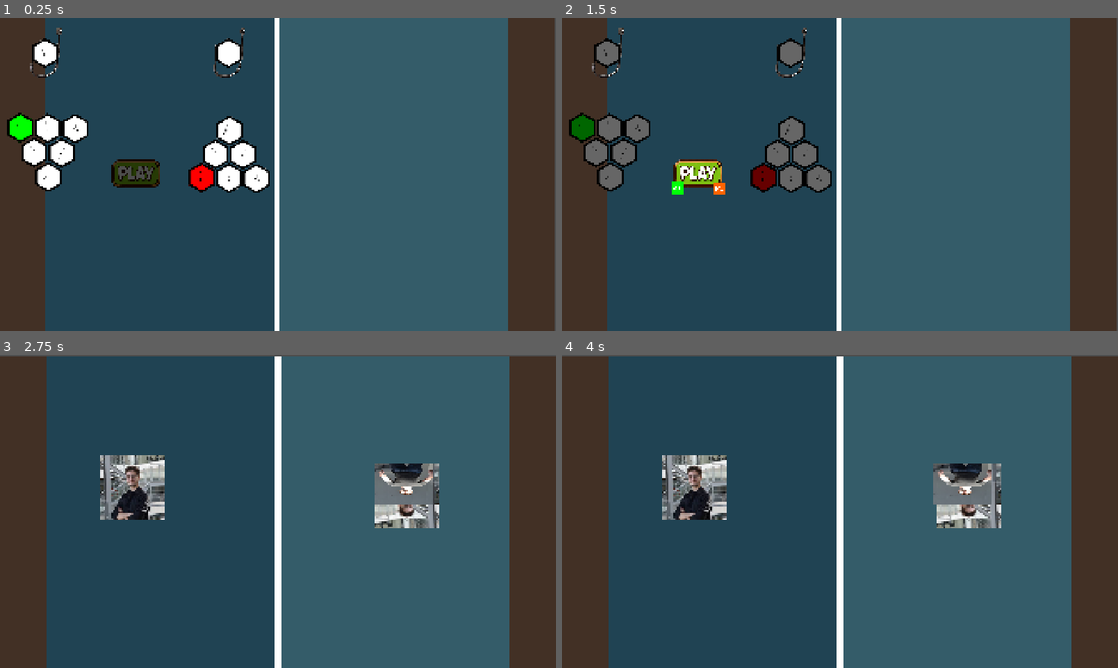
Above: before the commit, frames 1-4 (two rows, left to right).
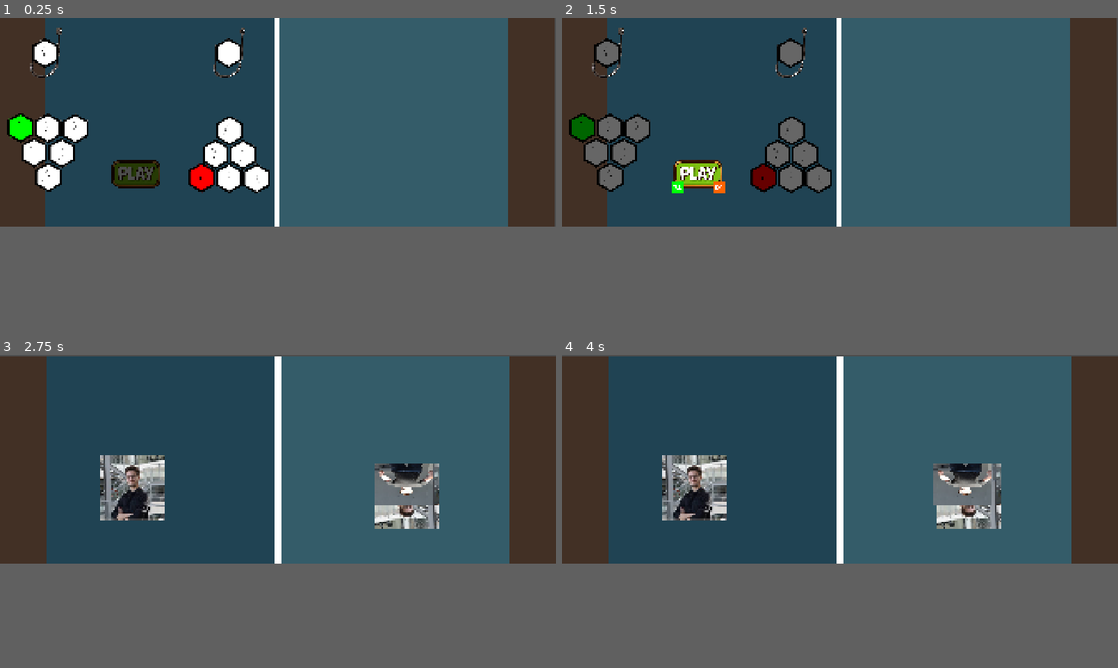
Above: after the commit, the same moments.

Repository: mariusstokkebro/Fish-fish-Fish
Game: Godot game, scene res://Scenes/character_selector.tscn
The game is run twice, just before and just after one commit, with the same random seed, the same clock (stepped at 60 frames per second) and the same inputs.
Inputs:
- Up to frame 1 (0.25 s): no input
- Up to frame 2 (1.5 s): tap Enter at 0.5 s; tap Space at 1.25 s
- Up to frame 3 (2.75 s): tap Enter at 2 s
- Up to frame 4 (4 s): no input
In our replay, the window is 800x450 before the commit and 800x300 after it. These sizes can differ from the game's own. Grey fills any space a smaller window leaves; there, only what the larger window draws over its background counts as a difference.

The runs differ from the first frame. In frame 1, 20% of the frame differs, in the area x 0-100%, y 6-100%; in frame 2, 20%; in frame 3, 20%; in frame 4, 21%, in the area x 0-100%, y 32-100%.

Commit message:
hook or be hooked

Diff:
--- a/gorilla-fighting-game/Scenes/nana_level.tscn
+++ b/gorilla-fighting-game/Scenes/nana_level.tscn
@@ -56,10 +56,16 @@
 top_level = true
 position = Vector2(295, 277)
 
+[node name="CatchBall" parent="PorcupineBody" index="2" unique_id=1538139581]
+castTime = 1.0
+
 [node name="PorcupineBody2" parent="." unique_id=331631706 instance=ExtResource("1_wpb62")]
 top_level = true
 position = Vector2(727, 279)
 rotation = -3.1415925
+current_player = 2
+
+[node name="CatchBall" parent="PorcupineBody2" index="2" unique_id=1538139581]
 current_player = 2
 
 [node name="Node" type="Node" parent="." unique_id=1633877551]
@@ -84,3 +90,5 @@
 
 [editable path="PorcupineBody"]
 [editable path="PorcupineBody/CatchBall"]
+[editable path="PorcupineBody2"]
+[editable path="PorcupineBody2/CatchBall"]
--- a/gorilla-fighting-game/Scripts/character_body_2d.gd
+++ b/gorilla-fighting-game/Scripts/character_body_2d.gd
@@ -1,7 +1,11 @@
 extends CharacterBody2D
-
+var hooked = false
 const SPEED = 300.0
 var startPosition
+var rotationSpeed: float = 0.0
+var lastAngle: float = 0.0
+var resistSpeed: float = 0.2
+var currentBait: Node2D
 enum Player {
 	PLAYER_1 = 1,
 	PLAYER_2 = 2
@@ -29,10 +33,33 @@
 		velocity.x = move_toward(velocity.x, 0, SPEED)
 
 	move_and_slide()
-
-func getMoved(movement:Vector2):
+	if hooked:
+		resist(_delta)
+func getMoved(movement:Vector2,bait:Node2D):
+	currentBait = bait
 	set_global_position(movement)
 
 
 func tpBackToOrigin():
 	set_position(startPosition)
+
+
+func Hooked():
+	hooked = true
+
+func resist(delta):
+	var currentPosition = currentBait.base_pos
+	var input_vector := Input.get_vector(
+	"p%d_rotate_left" % current_player,
+	"p%d_rotate_right" % current_player,
+	"p%d_rotate_up" % current_player,
+	"p%d_rotate_down" % current_player)
+	if input_vector.length() > 0.1:
+		var currentAngle = atan2(input_vector.y,input_vector.x)
+		var angle_diff = wrapf(currentAngle - lastAngle, -PI,PI)
+		rotationSpeed = angle_diff/delta
+		lastAngle = currentAngle
+	else:
+		rotationSpeed =0.0
+	var newPosition = Vector2(currentPosition.x + resistSpeed * rotationSpeed,currentPosition.y)
+	currentBait.base_pos = newPosition
--- a/gorilla-fighting-game/Scripts/gatorRod.gd
+++ b/gorilla-fighting-game/Scripts/gatorRod.gd
@@ -1,12 +1,12 @@
 extends Node2D
 @export var ballTexture: Sprite2D
 @export var collision: Area2D
-
 @export var castTime: float = 1.0
 @export var distanceMultiplier: float = 1.0
 @export var steerSpeed: float = 150.0
 @export var maxSteer: float = 80.0
-@export var steerAxis: Vector2 = Vector2.DOWN  # direction the bait can be nudged
+@export var steerAxis: Vector2 = Vector2.DOWN
+@export var reelSpeed: float = 0.2  # direction the bait can be nudged
 enum Player {
 	PLAYER_1 = 1,
 	PLAYER_2 = 2
@@ -21,6 +21,8 @@
 var steer_offset := 0.0
 var tween: Tween
 var fishList: Array
+var lastAngle: float = 0.0
+var rotationSpeed: float = 0.0
 func _ready() -> void:
 	base_pos = position
 
@@ -41,18 +43,17 @@
 	if hooking == true:
 		if tween:
 			tween.kill()
-			reelIn()
-
+			reelIn(delta)
 		if enemyBody:
-			enemyBody.getMoved(get_global_position())
+			enemyBody.getMoved(get_global_position(),self)
 
 func castRod(delta: float) -> void:
 	var confirm = "p%d_confirm" % current_player
 	if thrown:
 		if Input.is_action_pressed(confirm):
-			reelIn()
 			if fishList.is_empty() == false:
 				hookFish(fishList[0])
+			reelIn(delta)
 		return
 
 	if Input.is_action_pressed(confirm):
@@ -75,18 +76,30 @@
 	var confirm = "p%d_confirm" % current_player
 	if body != get_parent():
 		enemyBody = body
+		body.Hooked()
 		if Input.is_action_pressed(confirm):
-
 			hooking = true
 
-func onBodyExited(body: Node2D):
-	if body == enemyBody:
-		hooking = false
-
-
-func reelIn():
-	tween = create_tween()
-	tween.tween_property(self, "base_pos", Vector2.ZERO, castTime)
-	tween.parallel().tween_property(self, "steer_offset", 0.0, castTime)
-	tween.tween_callback(func(): thrown = false)
-	tween.tween_callback(func(): hooking = false)
+func reelIn(delta:float):
+	if hooking:
+		var currentPosition = base_pos
+		var input_vector := Input.get_vector(
+		"p%d_rotate_left" % current_player,
+		"p%d_rotate_right" % current_player,
+		"p%d_rotate_up" % current_player,
+		"p%d_rotate_down" % current_player)
+		if input_vector.length() > 0.1:
+			var currentAngle = atan2(input_vector.y,input_vector.x)
+			var angle_diff = wrapf(currentAngle - lastAngle, -PI,PI)
+			rotationSpeed = angle_diff/delta
+			lastAngle = currentAngle
+		else:
+			rotationSpeed =0.0
+		var newPosition = Vector2(currentPosition.x + reelSpeed * rotationSpeed,currentPosition.y)
+		base_pos = newPosition
+	else:
+		tween = create_tween()
+		tween.tween_property(self, "base_pos", Vector2.ZERO, castTime)
+		tween.parallel().tween_property(self, "steer_offset", 0.0, castTime)
+		tween.tween_callback(func(): thrown = false)
+		tween.tween_callback(func(): hooking = false)
--- a/gorilla-fighting-game/project.godot
+++ b/gorilla-fighting-game/project.godot
@@ -18,7 +18,7 @@
 [display]
 
 window/size/viewport_width=1920
-window/size/viewport_height=1080
+window/size/viewport_height=720
 window/stretch/mode="canvas_items"
 window/stretch/aspect="expand"
 
@@ -102,6 +102,46 @@
 , Object(InputEventJoypadMotion,"resource_local_to_scene":false,"resource_name":"","device":1,"axis":5,"axis_value":1.0,"script":null)
 ]
 }
+p1_rotate_left={
+"deadzone": 0.2,
+"events": [Object(InputEventJoypadMotion,"resource_local_to_scene":false,"resource_name":"","device":0,"axis":2,"axis_value":-1.0,"script":null)
+]
+}
+p1_rotate_right={
+"deadzone": 0.2,
+"events": [Object(InputEventJoypadMotion,"resource_local_to_scene":false,"resource_name":"","device":0,"axis":2,"axis_value":1.0,"script":null)
+]
+}
+p1_rotate_up={
+"deadzone": 0.2,
+"events": [Object(InputEventJoypadMotion,"resource_local_to_scene":false,"resource_name":"","device":0,"axis":3,"axis_value":-1.0,"script":null)
+]
+}
+p1_rotate_down={
+"deadzone": 0.2,
+"events": [Object(InputEventJoypadMotion,"resource_local_to_scene":false,"resource_name":"","device":0,"axis":3,"axis_value":1.0,"script":null)
+]
+}
+p2_rotate_left={
+"deadzone": 0.2,
+"events": [Object(InputEventJoypadMotion,"resource_local_to_scene":false,"resource_name":"","device":1,"axis":2,"axis_value":-1.0,"script":null)
+]
+}
+p2_rotate_right={
+"deadzone": 0.2,
+"events": [Object(InputEventJoypadMotion,"resource_local_to_scene":false,"resource_name":"","device":1,"axis":2,"axis_value":1.0,"script":null)
+]
+}
+p2_rotate_up={
+"deadzone": 0.2,
+"events": [Object(InputEventJoypadMotion,"resource_local_to_scene":false,"resource_name":"","device":1,"axis":3,"axis_value":-1.0,"script":null)
+]
+}
+p2_rotate_down={
+"deadzone": 0.2,
+"events": [Object(InputEventJoypadMotion,"resource_local_to_scene":false,"resource_name":"","device":1,"axis":3,"axis_value":1.0,"script":null)
+]
+}
 
 [physics]
 
